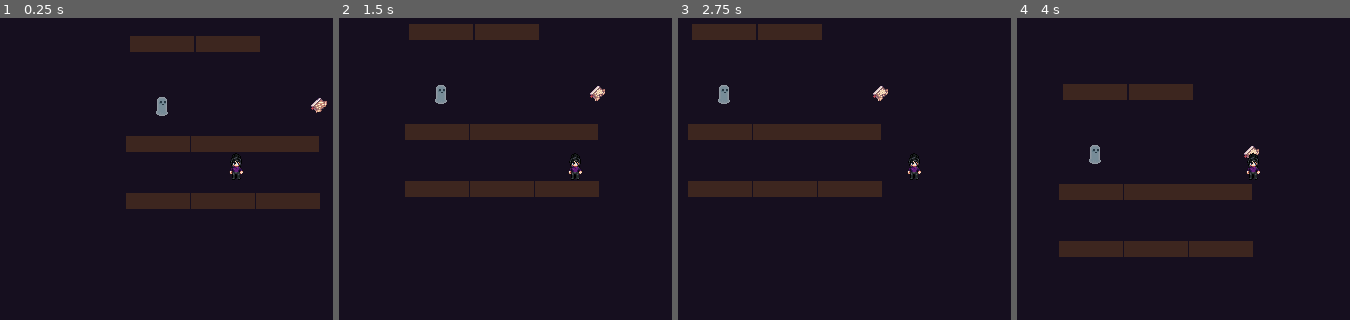
Above: before the commit, frames 1-4 (left to right).
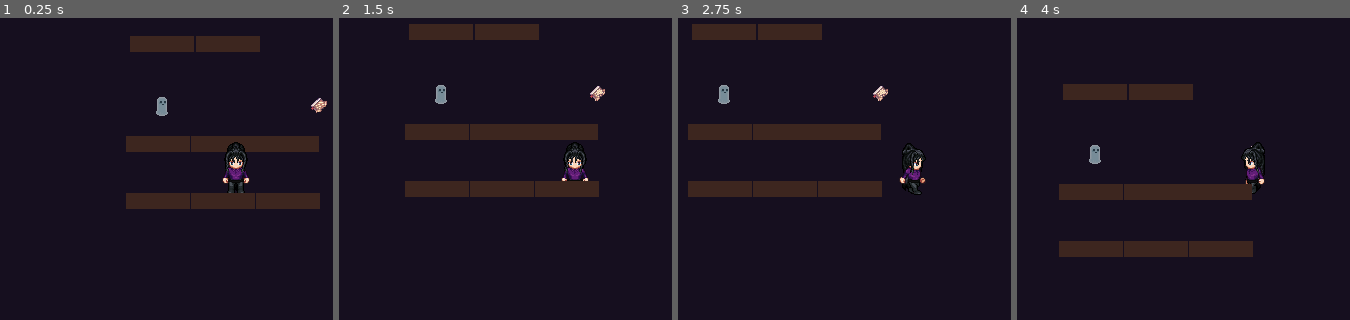
Above: after the commit, the same moments.

Repository: chrysalxsms/ghost-library-game
Game: Godot game, scene res://scenes/library.tscn
Same seed, same stepped clock (60 frames per second), same inputs: the game is played once before the commit and once after it. The project has no main scene, so this scene is started directly.
Inputs:
- Up to frame 1 (0.25 s): no input
- Up to frame 2 (1.5 s): tap Enter at 0.5 s; hold D (move_right) 0.53-1.28 s; hold E (interact) 0.53-1.28 s; hold S (move_down) from 1.28 s (still down); tap E (interact) at 1.35 s
- Up to frame 3 (2.75 s): release S (move_down) at 2.03 s; hold D (move_right) from 2.03 s (still down); hold E (interact) from 2.03 s (still down)
- Up to frame 4 (4 s): release D (move_right) at 2.78 s; release E (interact) at 2.78 s; hold W (move_up) 2.78-3.53 s; tap E (interact) at 2.85 s; hold A (move_left) from 3.53 s (still down); hold E (interact) from 3.53 s (still down)

The runs differ from the first frame. In frame 1, 0.7% of the frame differs, in the area x 66-75%, y 41-58%; in frame 2, 0.5%; in frame 3, 0.5%; in frame 4, 0.5%.

Commit message:
Add player walking animations

Diff:
--- a/scenes/player.tscn
+++ b/scenes/player.tscn
@@ -1,25 +1,297 @@
 [gd_scene format=3 uid="uid://d11pkmr7qnxpa"]
 
 [ext_resource type="Script" uid="uid://dqh5kdfda6ieb" path="res://scripts/player.gd" id="1_onrkg"]
-[ext_resource type="Texture2D" uid="uid://bxvx56tobvikq" path="res://idle.png" id="2_onrkg"]
+[ext_resource type="Texture2D" uid="uid://5rvcj0nhjr1f" path="res://assets/walk.png" id="2_g2els"]
 
 [sub_resource type="RectangleShape2D" id="RectangleShape2D_jec8l"]
 size = Vector2(9.333334, 10.499999)
 
+[sub_resource type="AtlasTexture" id="AtlasTexture_qhqgy"]
+atlas = ExtResource("2_g2els")
+region = Rect2(0, 128, 64, 64)
+
+[sub_resource type="AtlasTexture" id="AtlasTexture_dqkch"]
+atlas = ExtResource("2_g2els")
+region = Rect2(64, 128, 64, 64)
+
+[sub_resource type="AtlasTexture" id="AtlasTexture_qlg0r"]
+atlas = ExtResource("2_g2els")
+region = Rect2(128, 128, 64, 64)
+
+[sub_resource type="AtlasTexture" id="AtlasTexture_tuyoq"]
+atlas = ExtResource("2_g2els")
+region = Rect2(192, 128, 64, 64)
+
+[sub_resource type="AtlasTexture" id="AtlasTexture_fjrip"]
+atlas = ExtResource("2_g2els")
+region = Rect2(256, 128, 64, 64)
+
+[sub_resource type="AtlasTexture" id="AtlasTexture_smehm"]
+atlas = ExtResource("2_g2els")
+region = Rect2(320, 128, 64, 64)
+
+[sub_resource type="AtlasTexture" id="AtlasTexture_ur7pv"]
+atlas = ExtResource("2_g2els")
+region = Rect2(384, 128, 64, 64)
+
+[sub_resource type="AtlasTexture" id="AtlasTexture_y4r1p"]
+atlas = ExtResource("2_g2els")
+region = Rect2(448, 128, 64, 64)
+
+[sub_resource type="AtlasTexture" id="AtlasTexture_d2wvv"]
+atlas = ExtResource("2_g2els")
+region = Rect2(512, 128, 64, 64)
+
+[sub_resource type="AtlasTexture" id="AtlasTexture_3v2ag"]
+atlas = ExtResource("2_g2els")
+region = Rect2(0, 64, 64, 64)
+
+[sub_resource type="AtlasTexture" id="AtlasTexture_jej6c"]
+atlas = ExtResource("2_g2els")
+region = Rect2(64, 64, 64, 64)
+
+[sub_resource type="AtlasTexture" id="AtlasTexture_f1ej7"]
+atlas = ExtResource("2_g2els")
+region = Rect2(128, 64, 64, 64)
+
+[sub_resource type="AtlasTexture" id="AtlasTexture_oprun"]
+atlas = ExtResource("2_g2els")
+region = Rect2(192, 64, 64, 64)
+
+[sub_resource type="AtlasTexture" id="AtlasTexture_a8ls1"]
+atlas = ExtResource("2_g2els")
+region = Rect2(256, 64, 64, 64)
+
+[sub_resource type="AtlasTexture" id="AtlasTexture_qfm1y"]
+atlas = ExtResource("2_g2els")
+region = Rect2(320, 64, 64, 64)
+
+[sub_resource type="AtlasTexture" id="AtlasTexture_fulsm"]
+atlas = ExtResource("2_g2els")
+region = Rect2(384, 64, 64, 64)
+
+[sub_resource type="AtlasTexture" id="AtlasTexture_4r5pv"]
+atlas = ExtResource("2_g2els")
+region = Rect2(448, 64, 64, 64)
+
+[sub_resource type="AtlasTexture" id="AtlasTexture_60mlk"]
+atlas = ExtResource("2_g2els")
+region = Rect2(512, 64, 64, 64)
+
+[sub_resource type="AtlasTexture" id="AtlasTexture_i4ail"]
+atlas = ExtResource("2_g2els")
+region = Rect2(0, 192, 64, 64)
+
+[sub_resource type="AtlasTexture" id="AtlasTexture_a38lo"]
+atlas = ExtResource("2_g2els")
+region = Rect2(64, 192, 64, 64)
+
+[sub_resource type="AtlasTexture" id="AtlasTexture_4ni07"]
+atlas = ExtResource("2_g2els")
+region = Rect2(128, 192, 64, 64)
+
+[sub_resource type="AtlasTexture" id="AtlasTexture_l71n6"]
+atlas = ExtResource("2_g2els")
+region = Rect2(192, 192, 64, 64)
+
+[sub_resource type="AtlasTexture" id="AtlasTexture_ke2ow"]
+atlas = ExtResource("2_g2els")
+region = Rect2(256, 192, 64, 64)
+
+[sub_resource type="AtlasTexture" id="AtlasTexture_ujl30"]
+atlas = ExtResource("2_g2els")
+region = Rect2(320, 192, 64, 64)
+
+[sub_resource type="AtlasTexture" id="AtlasTexture_31cv2"]
+atlas = ExtResource("2_g2els")
+region = Rect2(384, 192, 64, 64)
+
+[sub_resource type="AtlasTexture" id="AtlasTexture_pf23h"]
+atlas = ExtResource("2_g2els")
+region = Rect2(448, 192, 64, 64)
+
+[sub_resource type="AtlasTexture" id="AtlasTexture_dt7fs"]
+atlas = ExtResource("2_g2els")
+region = Rect2(512, 192, 64, 64)
+
+[sub_resource type="AtlasTexture" id="AtlasTexture_wqfne"]
+atlas = ExtResource("2_g2els")
+region = Rect2(0, 0, 64, 64)
+
+[sub_resource type="AtlasTexture" id="AtlasTexture_wnwbv"]
+atlas = ExtResource("2_g2els")
+region = Rect2(64, 0, 64, 64)
+
+[sub_resource type="AtlasTexture" id="AtlasTexture_gl8cc"]
+atlas = ExtResource("2_g2els")
+region = Rect2(128, 0, 64, 64)
+
+[sub_resource type="AtlasTexture" id="AtlasTexture_487ah"]
+atlas = ExtResource("2_g2els")
+region = Rect2(192, 0, 64, 64)
+
+[sub_resource type="AtlasTexture" id="AtlasTexture_md1ol"]
+atlas = ExtResource("2_g2els")
+region = Rect2(256, 0, 64, 64)
+
+[sub_resource type="AtlasTexture" id="AtlasTexture_bj30b"]
+atlas = ExtResource("2_g2els")
+region = Rect2(320, 0, 64, 64)
+
+[sub_resource type="AtlasTexture" id="AtlasTexture_jc3p3"]
+atlas = ExtResource("2_g2els")
+region = Rect2(384, 0, 64, 64)
+
+[sub_resource type="AtlasTexture" id="AtlasTexture_hax0n"]
+atlas = ExtResource("2_g2els")
+region = Rect2(448, 0, 64, 64)
+
+[sub_resource type="AtlasTexture" id="AtlasTexture_t4otl"]
+atlas = ExtResource("2_g2els")
+region = Rect2(512, 0, 64, 64)
+
+[sub_resource type="SpriteFrames" id="SpriteFrames_jec8l"]
+animations = [{
+"frames": [{
+"duration": 1.0,
+"texture": SubResource("AtlasTexture_qhqgy")
+}, {
+"duration": 1.0,
+"texture": SubResource("AtlasTexture_dqkch")
+}, {
+"duration": 1.0,
+"texture": SubResource("AtlasTexture_qlg0r")
+}, {
+"duration": 1.0,
+"texture": SubResource("AtlasTexture_tuyoq")
+}, {
+"duration": 1.0,
+"texture": SubResource("AtlasTexture_fjrip")
+}, {
+"duration": 1.0,
+"texture": SubResource("AtlasTexture_smehm")
+}, {
+"duration": 1.0,
+"texture": SubResource("AtlasTexture_ur7pv")
+}, {
+"duration": 1.0,
+"texture": SubResource("AtlasTexture_y4r1p")
+}, {
+"duration": 1.0,
+"texture": SubResource("AtlasTexture_d2wvv")
+}],
+"loop": 1,
+"name": &"walk_down",
+"speed": 8.0
+}, {
+"frames": [{
+"duration": 1.0,
+"texture": SubResource("AtlasTexture_3v2ag")
+}, {
+"duration": 1.0,
+"texture": SubResource("AtlasTexture_jej6c")
+}, {
+"duration": 1.0,
+"texture": SubResource("AtlasTexture_f1ej7")
+}, {
+"duration": 1.0,
+"texture": SubResource("AtlasTexture_oprun")
+}, {
+"duration": 1.0,
+"texture": SubResource("AtlasTexture_a8ls1")
+}, {
+"duration": 1.0,
+"texture": SubResource("AtlasTexture_qfm1y")
+}, {
+"duration": 1.0,
+"texture": SubResource("AtlasTexture_fulsm")
+}, {
+"duration": 1.0,
+"texture": SubResource("AtlasTexture_4r5pv")
+}, {
+"duration": 1.0,
+"texture": SubResource("AtlasTexture_60mlk")
+}],
+"loop": 1,
+"name": &"walk_left",
+"speed": 8.0
+}, {
+"frames": [{
+"duration": 1.0,
+"texture": SubResource("AtlasTexture_i4ail")
+}, {
+"duration": 1.0,
+"texture": SubResource("AtlasTexture_a38lo")
+}, {
+"duration": 1.0,
+"texture": SubResource("AtlasTexture_4ni07")
+}, {
+"duration": 1.0,
+"texture": SubResource("AtlasTexture_l71n6")
+}, {
+"duration": 1.0,
+"texture": SubResource("AtlasTexture_ke2ow")
+}, {
+"duration": 1.0,
+"texture": SubResource("AtlasTexture_ujl30")
+}, {
+"duration": 1.0,
+"texture": SubResource("AtlasTexture_31cv2")
+}, {
+"duration": 1.0,
+"texture": SubResource("AtlasTexture_pf23h")
+}, {
+"duration": 1.0,
+"texture": SubResource("AtlasTexture_dt7fs")
+}],
+"loop": 1,
+"name": &"walk_right",
+"speed": 8.0
+}, {
+"frames": [{
+"duration": 1.0,
+"texture": SubResource("AtlasTexture_wqfne")
+}, {
+"duration": 1.0,
+"texture": SubResource("AtlasTexture_wnwbv")
+}, {
+"duration": 1.0,
+"texture": SubResource("AtlasTexture_gl8cc")
+}, {
+"duration": 1.0,
+"texture": SubResource("AtlasTexture_487ah")
+}, {
+"duration": 1.0,
+"texture": SubResource("AtlasTexture_md1ol")
+}, {
+"duration": 1.0,
+"texture": SubResource("AtlasTexture_bj30b")
+}, {
+"duration": 1.0,
+"texture": SubResource("AtlasTexture_jc3p3")
+}, {
+"duration": 1.0,
+"texture": SubResource("AtlasTexture_hax0n")
+}, {
+"duration": 1.0,
+"texture": SubResource("AtlasTexture_t4otl")
+}],
+"loop": 1,
+"name": &"walk_up",
+"speed": 8.0
+}]
+
 [node name="Player" type="CharacterBody2D" unique_id=1434255198]
 script = ExtResource("1_onrkg")
 
 [node name="Camera2D" type="Camera2D" parent="." unique_id=510327435]
 scale = Vector2(0.33333334, 0.33333334)
-
-[node name="Sprite2D" type="Sprite2D" parent="." unique_id=1475682885]
-scale = Vector2(0.5, 0.5)
-texture = ExtResource("2_onrkg")
-hframes = 13
-vframes = 4
-frame = 26
 
 [node name="CollisionShape2D" type="CollisionShape2D" parent="." unique_id=457424874]
 position = Vector2(-2.3841858e-07, 8.125)
 scale = Vector2(1.5, 1.5)
 shape = SubResource("RectangleShape2D_jec8l")
+
+[node name="AnimatedSprite2D" type="AnimatedSprite2D" parent="." unique_id=628650005]
+sprite_frames = SubResource("SpriteFrames_jec8l")
+animation = &"walk_down"
--- a/scripts/player.gd
+++ b/scripts/player.gd
@@ -1,13 +1,29 @@
 extends CharacterBody2D
 
 @export var speed := 80.0
+
+@onready var sprite: AnimatedSprite2D = $AnimatedSprite2D
+
+var facing := "down"
 
 func _ready() -> void:
 	add_to_group("player")
 
 func _physics_process(_delta: float) -> void:
 	if DialogueBox.visible:
+		_update_animation(Vector2.ZERO)
 		return
 	var direction := Input.get_vector("move_left", "move_right", "move_up", "move_down")
 	velocity = direction * speed
 	move_and_slide()
+	_update_animation(direction)
+
+func _update_animation(direction: Vector2) -> void:
+	if direction == Vector2.ZERO:
+		sprite.stop()
+		return
+	if abs(direction.x) > abs(direction.y):
+		facing = "right" if direction.x > 0 else "left"
+	else:
+		facing = "down" if direction.y > 0 else "up"
+	sprite.play("walk_" + facing)
Binary file added: assets/walk.png
Not shown, added: assets/walk.png.import
